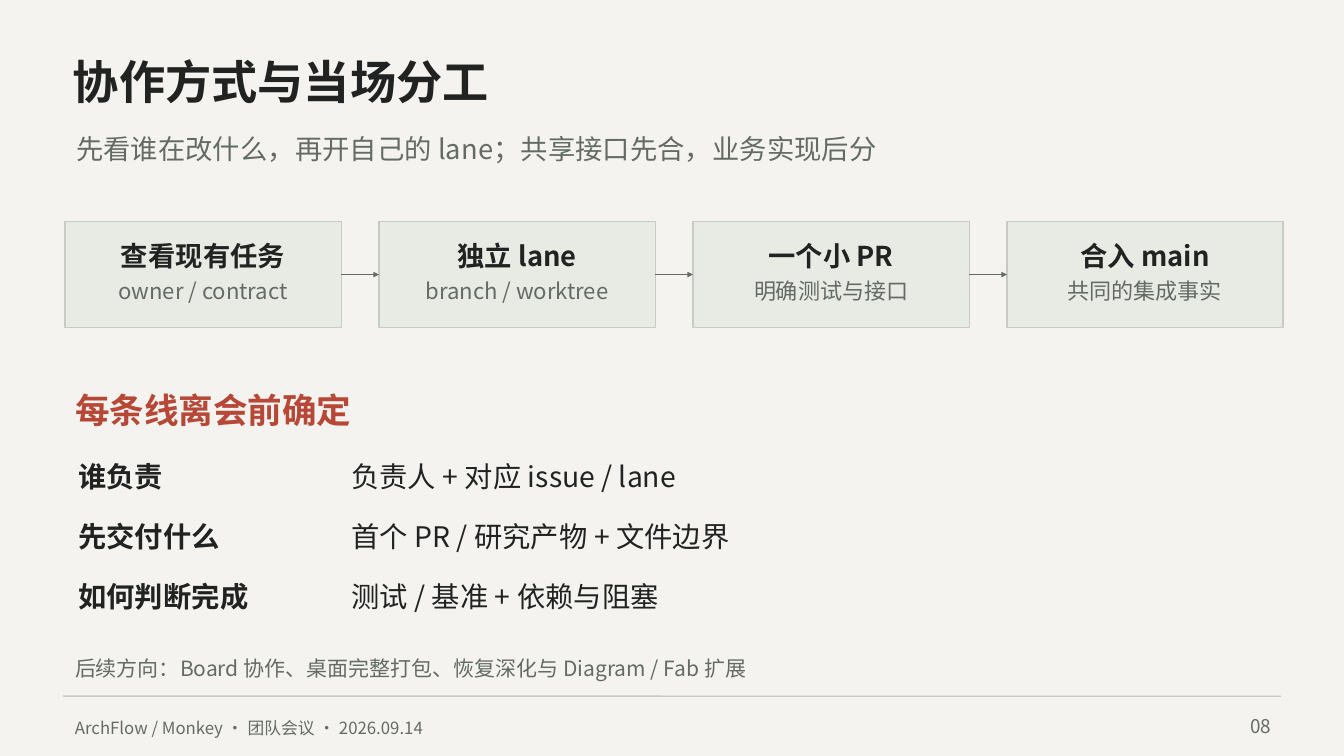
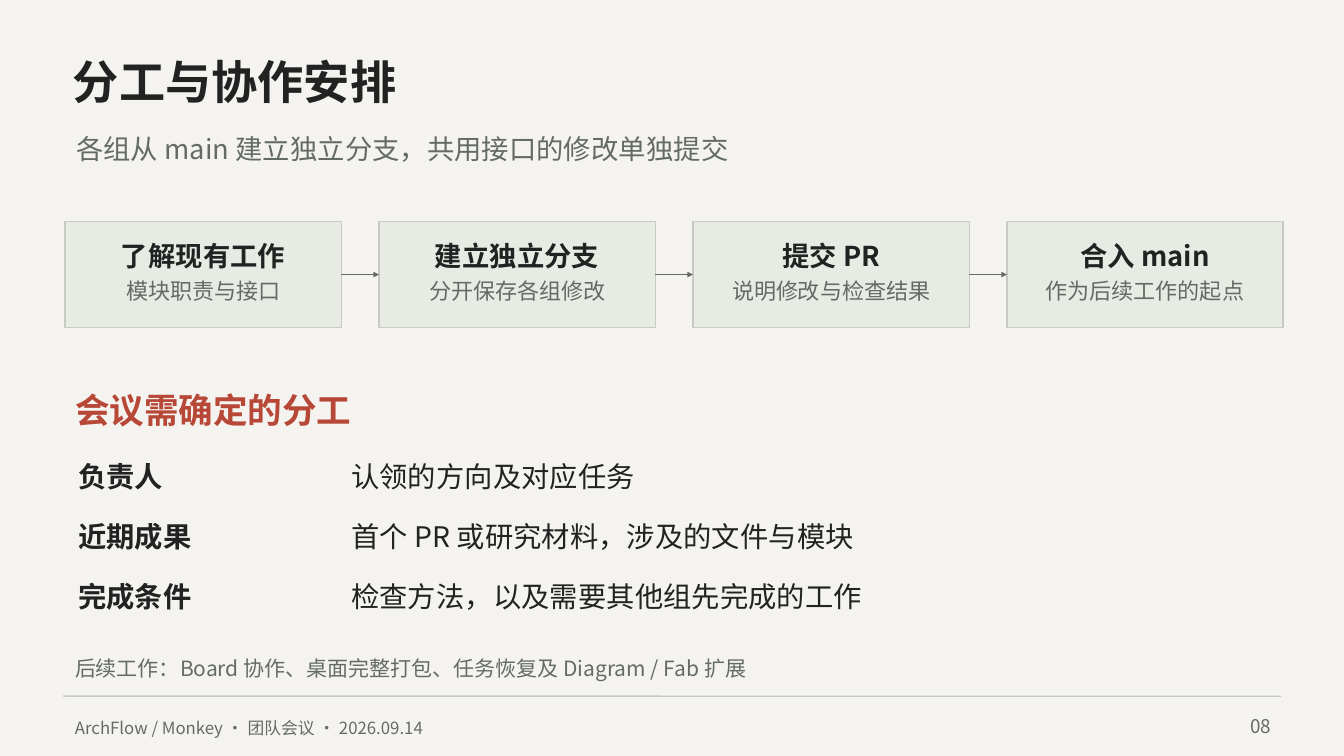
Before and after one commit to cogco1/MonkeyHub, a slide deck: slide 8 of docs/TEAM_MEETING_DECK.pptx. Drawn at 1344x756 pixels with LibreOffice and Linux fonts; fonts in the diff are those of the drawing. Boxes give left, top, right and bottom in pixels: in the first picture for what was removed or moved away, otherwise in the second. Text is boxed around its words. In the diff, an @@ line names an element or a change of style, - is before the commit and + after.

```diff
--- a/docs/TEAM_MEETING_DECK.pptx
+++ b/docs/TEAM_MEETING_DECK.pptx
@@ text at box(73, 59, 396, 103): text changed @@
-协作方式与当场分工
+分工与协作安排
@@ text at box(76, 136, 729, 162): text changed @@
-先看谁在改什么，再开自己的 lane；共享接口先合，业务实现后分
+各组从 main 建立独立分支，共用接口的修改单独提交
@@ text at box(121, 243, 285, 269): text changed @@
-查看现有任务
+了解现有工作
@@ text at box(435, 242, 599, 269): text changed @@
-独立 lane
+建立独立分支
@@ text at box(782, 242, 880, 269): text changed @@
-一个小 PR
+提交 PR
@@ text at box(126, 280, 280, 301): text changed @@
-owner / contract
+模块职责与接口
@@ text at box(429, 280, 605, 301): text changed @@
-branch / worktree
+分开保存各组修改
@@ text at box(732, 280, 930, 301): text changed @@
-明确测试与接口
+说明修改与检查结果
@@ text at box(1046, 280, 1244, 301): text changed @@
-共同的集成事实
+作为后续工作的起点
@@ text at box(75, 393, 352, 427): text changed @@
-每条线离会前确定
+会议需确定的分工
@@ text at box(78, 463, 163, 490): text changed @@
-谁负责
+负责人
@@ text at box(351, 463, 635, 490): text changed @@
-负责人 + 对应 issue / lane
+认领的方向及对应任务
@@ text at box(78, 523, 191, 550): text changed @@
-先交付什么
+近期成果
@@ text at box(351, 523, 854, 550): text changed @@
-首个 PR / 研究产物 + 文件边界
+首个 PR 或研究材料，涉及的文件与模块
@@ text at box(78, 582, 191, 610): text changed @@
-如何判断完成
+完成条件
@@ text at box(351, 583, 862, 610): text changed @@
-测试 / 基准 + 依赖与阻塞
+检查方法，以及需要其他组先完成的工作
@@ text at box(75, 658, 746, 681): text changed @@
-后续方向：Board 协作、桌面完整打包、恢复深化与 Diagram / Fab 扩展
+后续工作：Board 协作、桌面完整打包、任务恢复及 Diagram / Fab 扩展
```
Also in this commit, not shown: 7 other slides changed, 1 other file.
